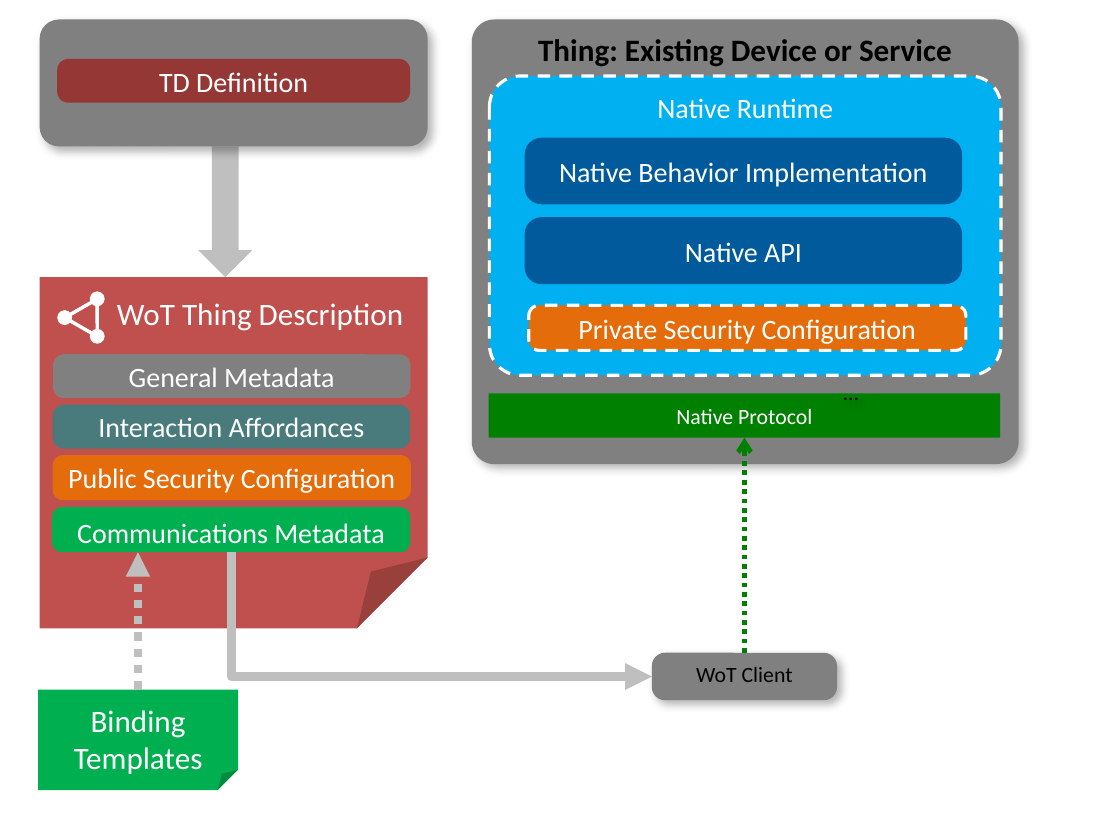
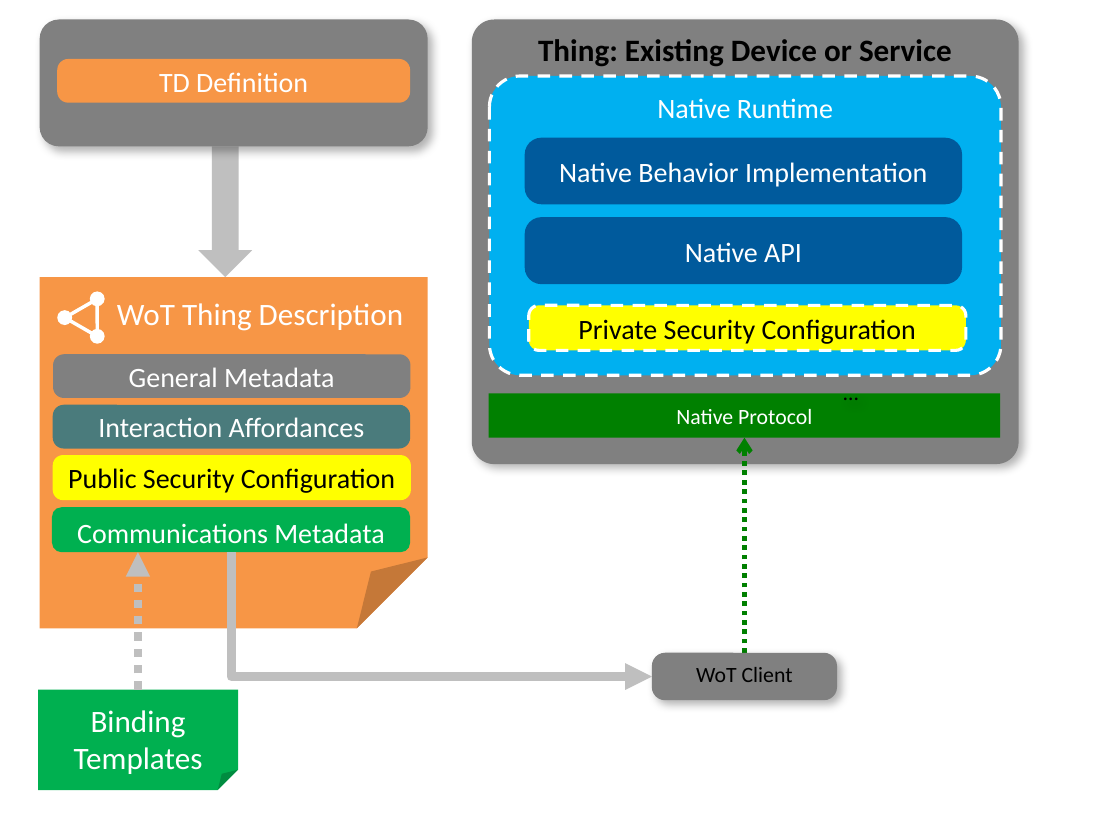
Before and after one commit to w3c/wot-architecture, a slide deck: slide 11 of images/wot-architecture-figures-new2.pptx. Drawn at 1120x840 pixels with LibreOffice and Linux fonts; fonts in the diff are those of the drawing. Boxes give left, top, right and bottom in pixels: in the first picture for what was removed or moved away, otherwise in the second. Text is boxed around its words. In the diff, an @@ line names an element or a change of style, - is before the commit and + after.

Commit message:
Updates to figures
- Remove "Thing" and "Protocol" boxes
- Use orange for TDs, yellow for Security, as in diagram Matthias updated.
- Figure 25 (building blocks) also updated to remove "Thing" and "Protocol" blocks to be consistent.

```diff
--- a/images/wot-architecture-figures-new2.pptx
+++ b/images/wot-architecture-figures-new2.pptx
@@ rounded rectangle "TD Definition" at [57, 59, 410, 103]: fill #953735 to #F79646 @@
@@ folded corner "WoT Thing Description" at [39, 278, 427, 628]: fill #C0504D to #F79646 @@
@@ rounded rectangle "Private Security Configuration" at [529, 306, 965, 351]: text colour #FFFFFF to #000000; fill #E46C0A to #FFFF00 @@
@@ rounded rectangle "Public Security Configuration" at [53, 455, 411, 500]: text colour #FFFFFF to #000000; fill #E46C0A to #FFFF00 @@
```
Also in this commit, not shown: 7 other slides changed, 1 slide added, 4 slides removed, 3 other files.
